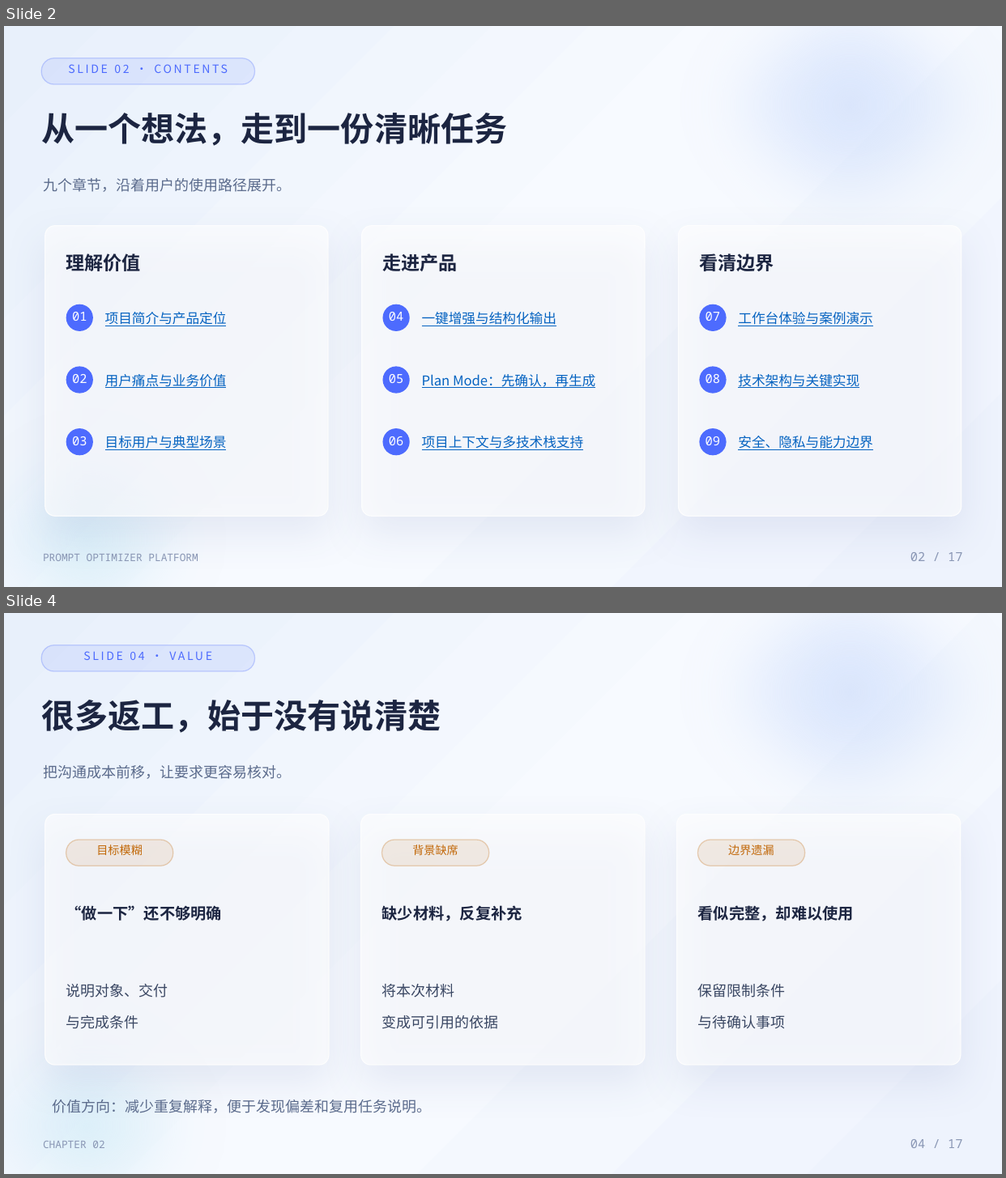
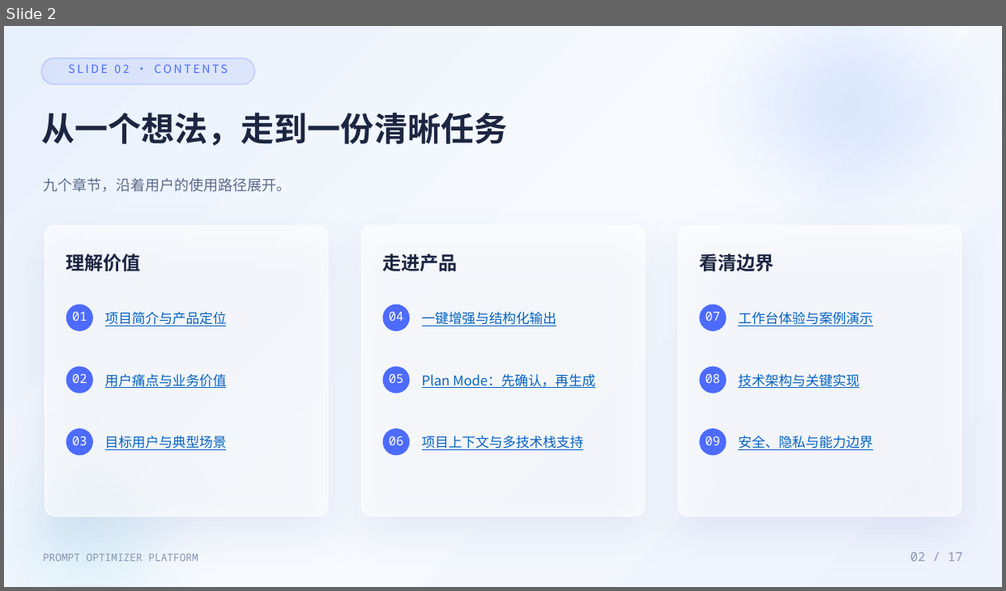
Before and after one commit to QingNiao0x/prompt-optimizer-platform, a slide deck: docs/presentations/2026-10-04/glassmorphism/Prompt-Optimizer-用户介绍.pptx. Shown one above the other, each under a label of ours: slides 2 and 4 before the commit, slide 2 after it; the slides between them are not shown. The pictures are 1006x1178 and 1006x591 pixels, drawn with LibreOffice and Linux fonts; fonts in the diff are those of the drawing. Boxes give left, top, right and bottom in pixels: in the first picture for what was removed or moved away, otherwise in the second. Text is boxed around its words. In the diff, an @@ line names an element or a change of style, - is before the commit and + after.

Commit message:
更新用户介绍材料，增强内容与视觉规范
- 修改了用户介绍材料的核对日期，更新为2026-10-05，并调整了建议讲解时长。
- 增加了对用户提供素材的详细说明，明确了各页的示意样例标注，确保内容不误导为客户成果。
- 新增了母版设计规范文档，详细描述了视觉元素、字体和色彩使用。
- 更新了多个页面的内容，确保信息准确性与一致性，特别是在任务整理与用户痛点的表达上。
- 新增了多个示意样例的截图，提升了材料的可视化效果与用户理解。
- 更新了字体的使用情况，确保所有文本均为可编辑对象，保持设计的一致性与可读性。

此更新旨在提升用户体验，确保材料的准确性与专业性。

```diff
--- a/docs/presentations/2026-10-04/glassmorphism/Prompt-Optimizer-用户介绍.pptx
+++ b/docs/presentations/2026-10-04/glassmorphism/Prompt-Optimizer-用户介绍.pptx
@@ slide 4 removed at <box>4,613,1002,1174</box>, background gradient #E8F0FB to #F7FAFF to #EEF3FD @@
@@ ellipse removed at <box>641,613,1002,871</box> @@
@@ rounded rectangle removed at <box>41,645,255,671</box> @@
@@ text removed at <box>83,651,212,660</box> @@
-SLIDE 04 · VALUE
@@ text removed at <box>41,700,441,733</box> @@
-很多返工，始于没有说清楚
@@ text removed at <box>44,765,292,779</box> @@
-把沟通成本前移，让要求更容易核对。
@@ rounded rectangle removed at <box>45,815,329,1065</box> @@
@@ rounded rectangle removed at <box>361,815,645,1065</box> @@
@@ rounded rectangle removed at <box>677,815,961,1065</box> @@
@@ rounded rectangle removed at <box>66,840,173,866</box> @@
@@ text removed at <box>96,845,143,855</box> @@
-目标模糊
@@ rounded rectangle removed at <box>382,840,489,866</box> @@
@@ text removed at <box>412,845,458,855</box> @@
-背景缺席
@@ rounded rectangle removed at <box>698,840,805,866</box> @@
@@ text removed at <box>728,845,774,855</box> @@
-边界遗漏
@@ text removed at <box>66,905,222,921</box> @@
-“做一下”还不够明确
@@ text removed at <box>382,905,522,922</box> @@
-缺少材料，反复补充
@@ text removed at <box>698,905,854,922</box> @@
-看似完整，却难以使用
@@ ellipse removed at <box>4,961,266,1174</box> @@
@@ text removed at <box>66,984,168,1029</box> @@
-说明对象、交付
-与完成条件
@@ text removed at <box>382,984,499,1029</box> @@
-将本次材料
-变成可引用的依据
@@ text removed at <box>698,984,786,1029</box> @@
-保留限制条件
-与待确认事项
@@ text removed at <box>52,1100,431,1114</box> @@
-价值方向：减少重复解释，便于发现偏差和复用任务说明。
@@ text removed at <box>43,1141,104,1148</box> @@
-CHAPTER 02
@@ text removed at <box>910,1139,962,1148</box> @@
-04 / 17
```
Also in this commit, not shown: 9 slides changed, 2 slides added, 1 other slide removed, 39 other files.
